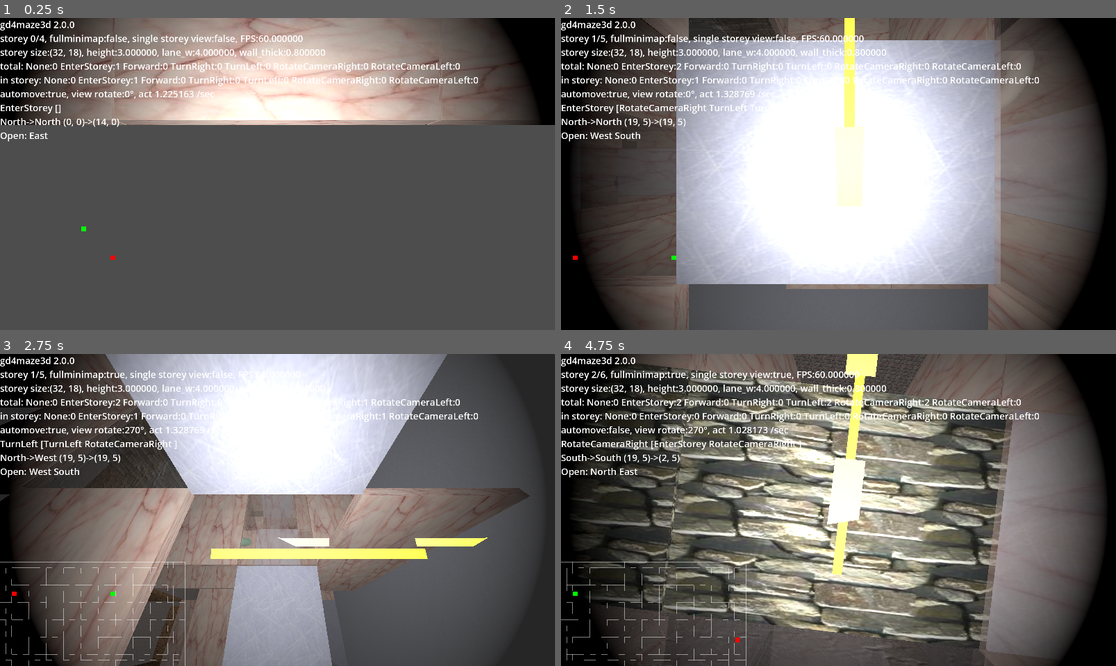
Above: before the commit, frames 1-4 (two rows, left to right).
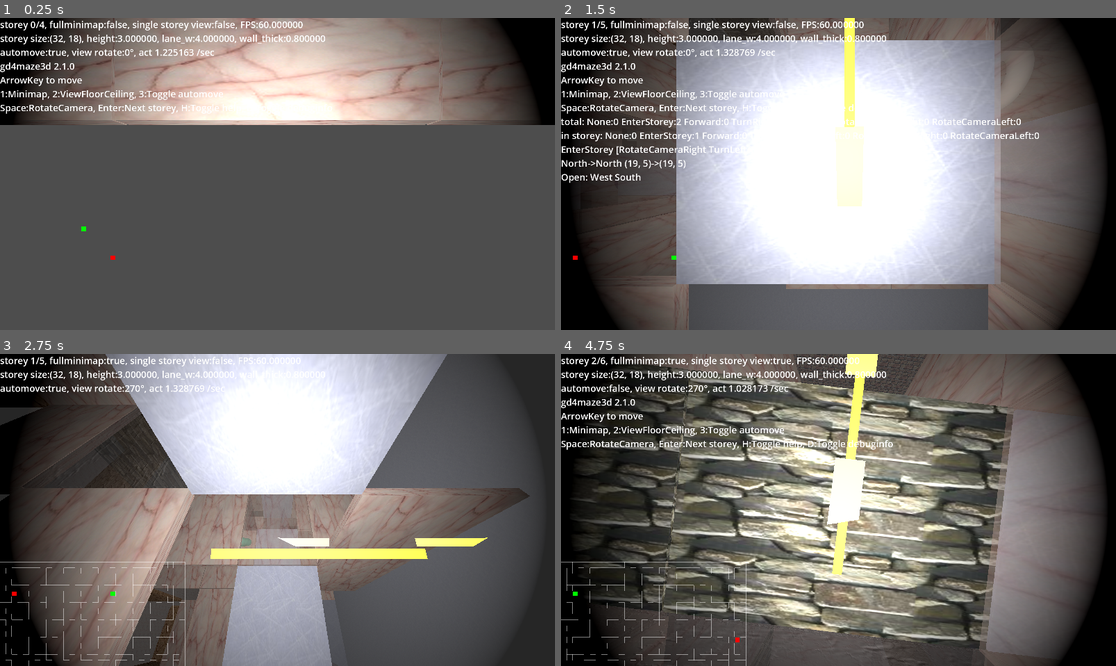
Above: after the commit, the same moments.

Repository: kasworld/gd4maze3d
Game: Godot game, scene res://main.tscn
The game is run twice, just before and just after one commit, with the same random seed, the same clock (stepped at 60 frames per second) and the same inputs.
Inputs (mouse positions are in pixels of both pictures, inside the frame that each line leads up to):
- Up to frame 1 (0.25 s): no input
- Up to frame 2 (1.5 s): tap Enter at 0.5 s; move the mouse to (960, 158) at 0.52 s; hold D 0.53-1.28 s; tap H at 0.6, 1.35 s; click (960, 158) at 0.67 s; tap Space at 0.77 s; move the mouse to (727, 189) at 1.27 s; hold Down from 1.28 s (still down)
- Up to frame 3 (2.75 s): tap Space at 1.52 s; move the mouse to (333, 441) at 2.02 s; release Down at 2.03 s; hold D from 2.03 s (still down); tap 1 at 2.1 s; tap H at 2.3 s
- Up to frame 4 (4.75 s): move the mouse to (810, 572) at 2.77 s; release D at 2.78 s; hold Up 2.78-3.53 s; tap 2 at 2.85 s; click (810, 572) at 2.92 s; tap Space at 3.02, 3.77, 4.52 s; tap H at 3.05, 3.8, 4.55 s; move the mouse to (1005, 556) at 3.52 s; hold Left from 3.53 s (still down); tap 3 at 3.6 s; move the mouse to (672, 463) at 4.27 s; tap Enter at 4.35 s

The runs differ from the first frame. In frame 1, 4.6% of the frame differs, in the area x 0-87%, y 0-40%; in frame 2, 5.6%, in the area x 0-87%, y 0-54%; in frame 3, 3.2%; in frame 4, 5.3%.

Commit message:
add help, debuginfo on/off

Diff:
--- a/character.gd
+++ b/character.gd
@@ -148,15 +148,21 @@
 	return false
 
 func info_str()->String:
-	return "total:%s\nin storey:%s\nautomove:%s, view rotate:%s°, act %f /sec\n%s [%s]\n%s->%s (%d, %d)->(%d, %d)\nOpen: %s" % [
-		act_stats_str(total_act_stats), act_stats_str(storey_act_stats),
+	return "automove:%s, view rotate:%s°, act %f /sec" % [
 		auto_move, view_dir*90, 1.0/ani_act_dur,
+		]
+
+func debug_str()->String:
+	return "total:%s\nin storey:%s\n%s [%s]\n%s->%s (%d, %d)->(%d, %d)\nOpen: %s" % [
+		act_stats_str(total_act_stats),
+		act_stats_str(storey_act_stats),
 		act2str(act_current), queue_to_str(),
 		Storey.dir2str(dir_src), Storey.dir2str(dir_dst),
 		pos_src.x, pos_src.y, pos_dst.x, pos_dst.y,
 		storey.open_dir_str(pos_src.x, pos_src.y),
 		]
 
+
 func make_ai_action()->bool:
 	# try right
 	if can_move(Storey.dir_right(dir_src)):
--- a/main.gd
+++ b/main.gd
@@ -1,13 +1,15 @@
 extends Node3D
 
-var storey_scene = preload("res://storey.tscn")
+# main params
 var maze_size = Vector2i(32*1,18*1)
 var storey_h :float = 3.0
 var lane_w :float = 4.0
 var wall_thick :float = lane_w *0.05
-const InitialStoreyCount :int = 3
+const InitialStoreyCount :int = 3 # +1 on enter_new_storey
 const MaxStoreyCount :int = InitialStoreyCount *3
-var cur_storey_index :int = -1
+var cur_storey_index :int = -1 # +1 on enter_new_storey
+
+var storey_scene = preload("res://storey.tscn")
 var storey_list :Array[Storey]
 func get_cur_storey()->Storey:
 	return storey_list[cur_storey_index]
@@ -140,6 +142,10 @@
 			get_cur_storey().view_floor_ceiling(view_floor_ceiling,view_floor_ceiling)
 		elif event.keycode == KEY_3:
 			get_main_char().auto_move = !get_main_char().auto_move
+		elif event.keycode == KEY_H:
+			help_on = !help_on
+		elif event.keycode == KEY_D:
+			debug_on = !debug_on
 
 		elif event.keycode == KEY_UP:
 			get_main_char().queue_act(Character.Act.Forward)
@@ -163,11 +169,24 @@
 	elif event is InputEventMouseButton and event.is_pressed():
 		pass
 
+var help_on :bool = true
+var debug_on :bool
 func update_info(dur :float)->void:
-	$Label.text = "gd4maze3d 2.0.0\nstorey %d/%d, fullminimap:%s, single storey view:%s, FPS:%f\nstorey %s\n%s" % [
+	var helpstr = ""
+	if help_on:
+		helpstr = help_str()
+	var debugstr = ""
+	if debug_on:
+		debugstr = get_main_char().debug_str()
+	$Label.text = "storey %d/%d, fullminimap:%s, single storey view:%s, FPS:%f\nstorey %s\n%s\n%s\n%s" % [
 		cur_storey_index,storey_list.size(), full_minimap, view_floor_ceiling, 1.0/dur,
 		get_cur_storey().info_str(),
-		get_main_char().info_str()]
+		get_main_char().info_str(),
+		helpstr, debugstr,
+		]
+
+func help_str()->String:
+	return "gd4maze3d 2.1.0\nArrowKey to move\n1:Minimap, 2:ViewFloorCeiling, 3:Toggle automove\nSpace:RotateCamera, Enter:Next storey, H:Toggle help, D:Toggle debuginfo"
 
 func animate_act(pl :Character, dur :float)->void:
 	match pl.act_current:
